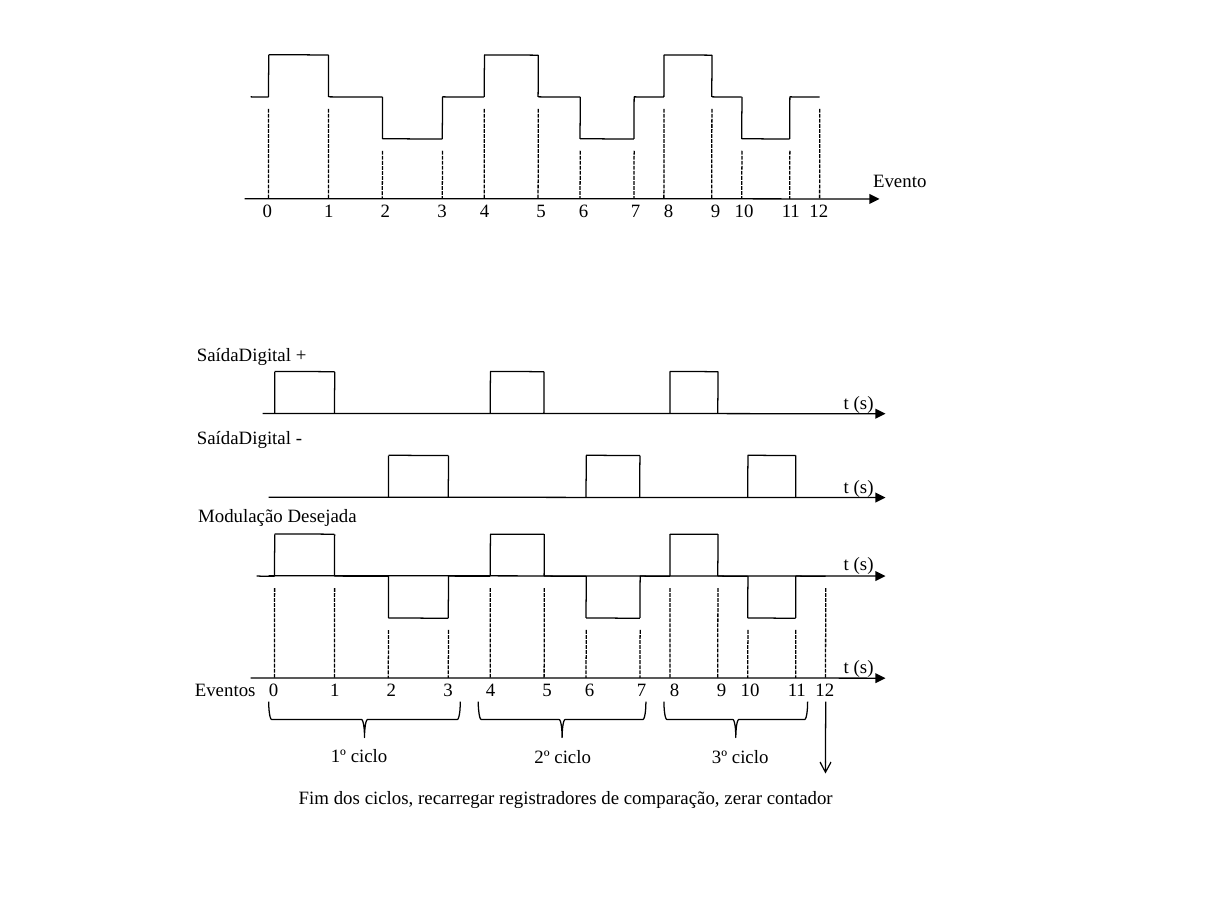
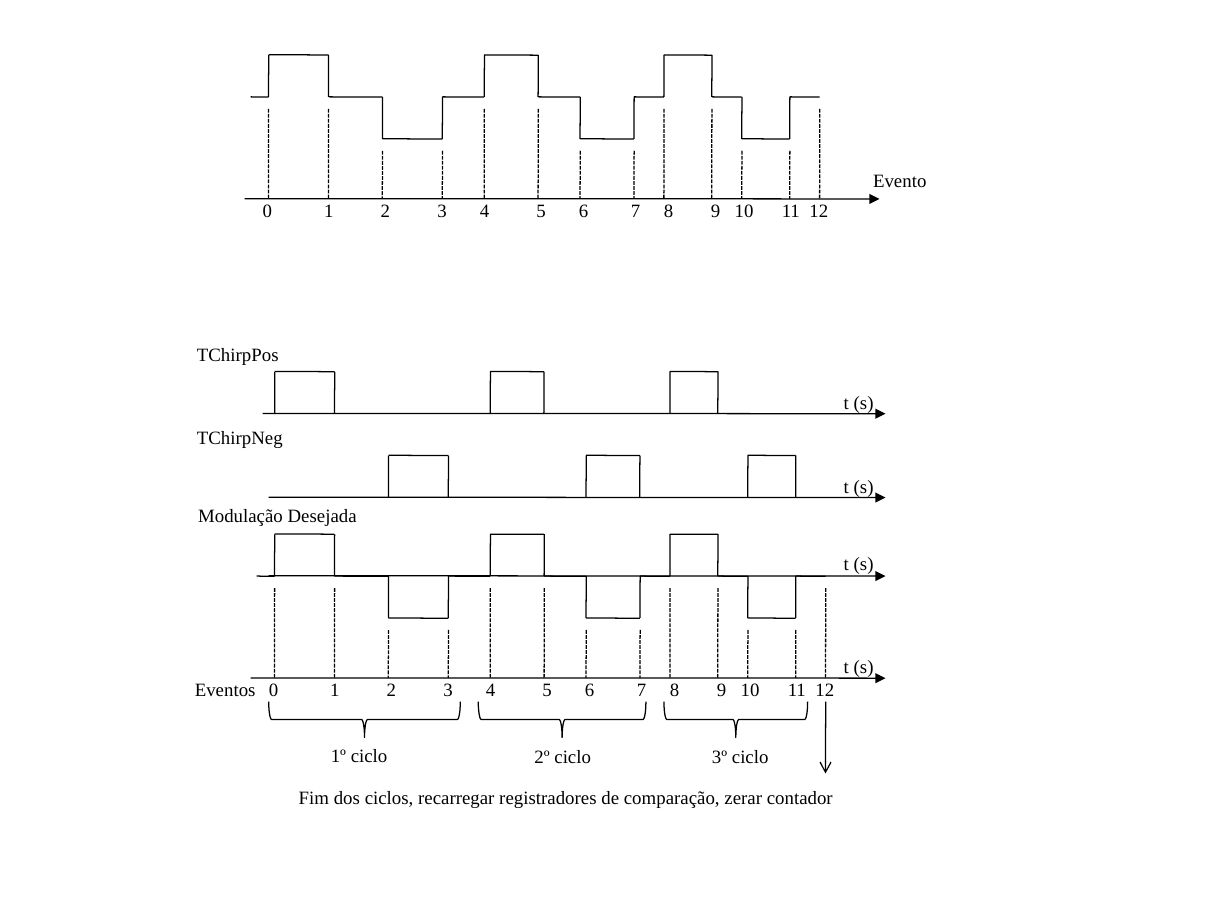
Before and after one commit to andersonsouzaeng/MasterDegree, a slide deck: slide 20 of Figuras/Apresentação1.pptx. Drawn at 1232x924 pixels with LibreOffice and Linux fonts; fonts in the diff are those of the drawing. Boxes give left, top, right and bottom in pixels: in the first picture for what was removed or moved away, otherwise in the second. Text is boxed around its words. In the diff, an @@ line names an element or a change of style, - is before the commit and + after.

```diff
--- a/Figuras/Apresentação1.pptx
+++ b/Figuras/Apresentação1.pptx
@@ text at (197, 348, 279, 365): text changed @@
-SaídaDigital +
+TChirpPos
@@ text at (197, 431, 283, 448): text changed @@
-SaídaDigital -
+TChirpNeg
```
Also in this commit, not shown: 1 other slide changed, 1 other file.
